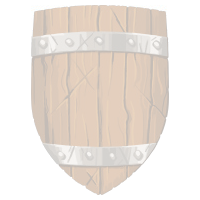
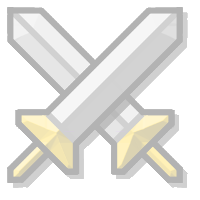
Layers edited between the first and the second w=200, h=200 image:
hid group "Shield" (2 layers) over bbox(31, 5, 169, 195)
showed group "Swords" (2 layers) over bbox(7, 5, 188, 195)
renamed "filtre #1" to "filter_swords", painted on it over bbox(7, 5, 188, 195)
